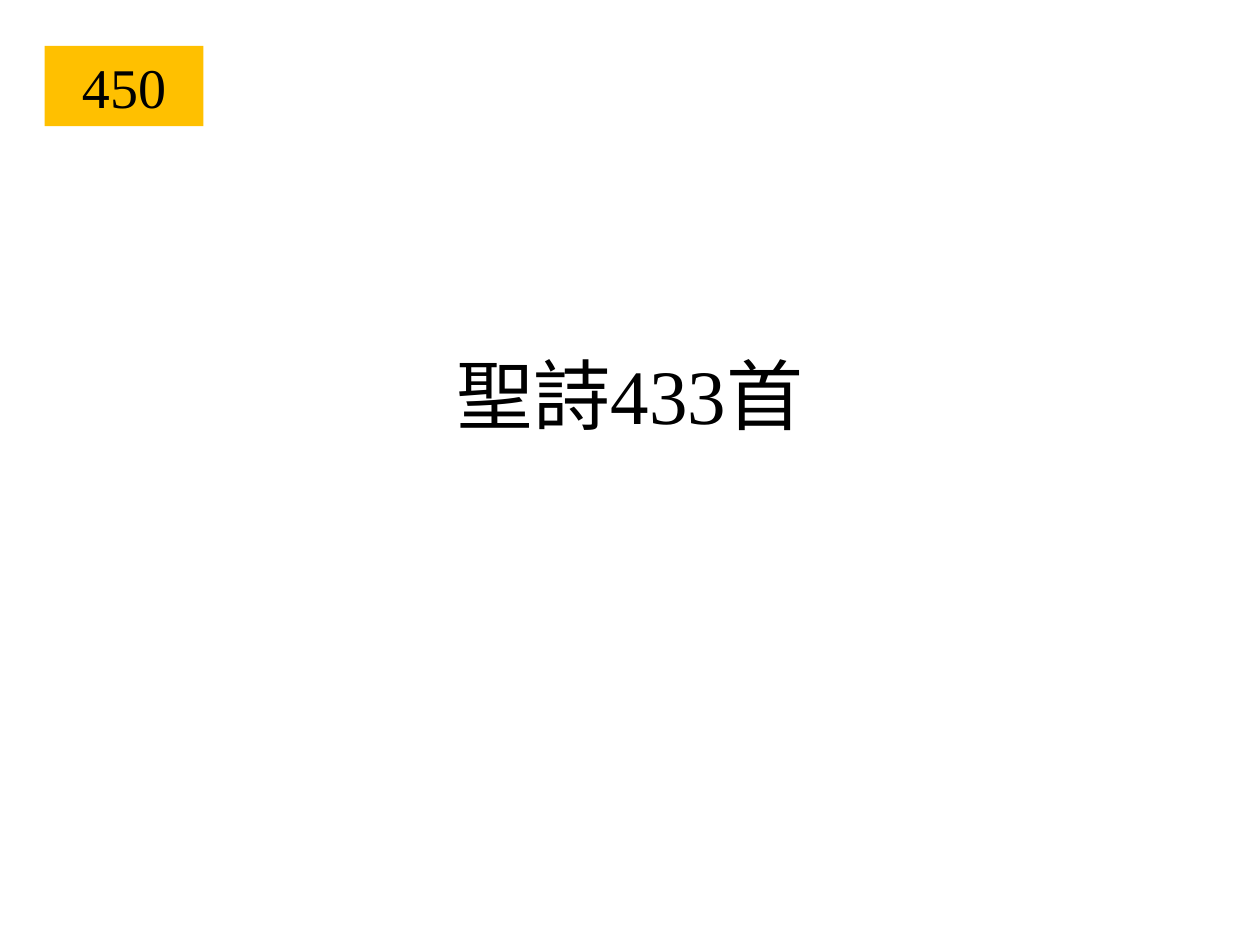
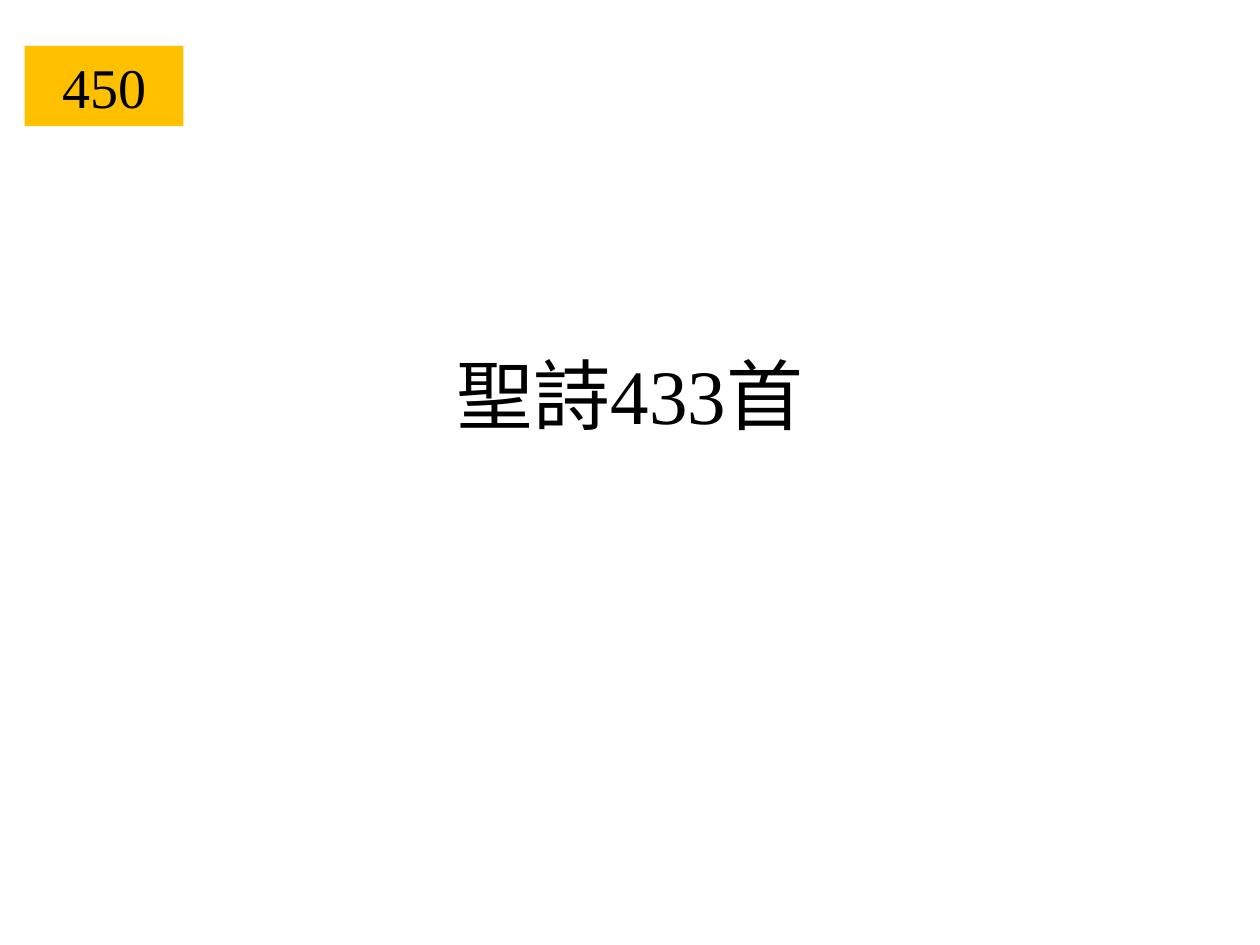
Before and after one commit to svn12/svn12.github.io, a slide deck: slide 1 of doc/聖詩450.ppt. Drawn at 1260x945 pixels with LibreOffice and Linux fonts; fonts in the diff are those of the drawing; background and template pictures are left out. Boxes give left, top, right and bottom in pixels: in the first picture for what was removed or moved away, otherwise in the second. Text is boxed around its words. In the diff, an @@ line names an element or a change of style, - is before the commit and + after.

```diff
--- a/doc/聖詩450.ppt
+++ b/doc/聖詩450.ppt
@@ rectangle "450" moved from (x1=44, y1=45, x2=203, y2=126) to (x1=25, y1=45, x2=184, y2=126) @@
```
Also in this commit, not shown: 6 other files.
